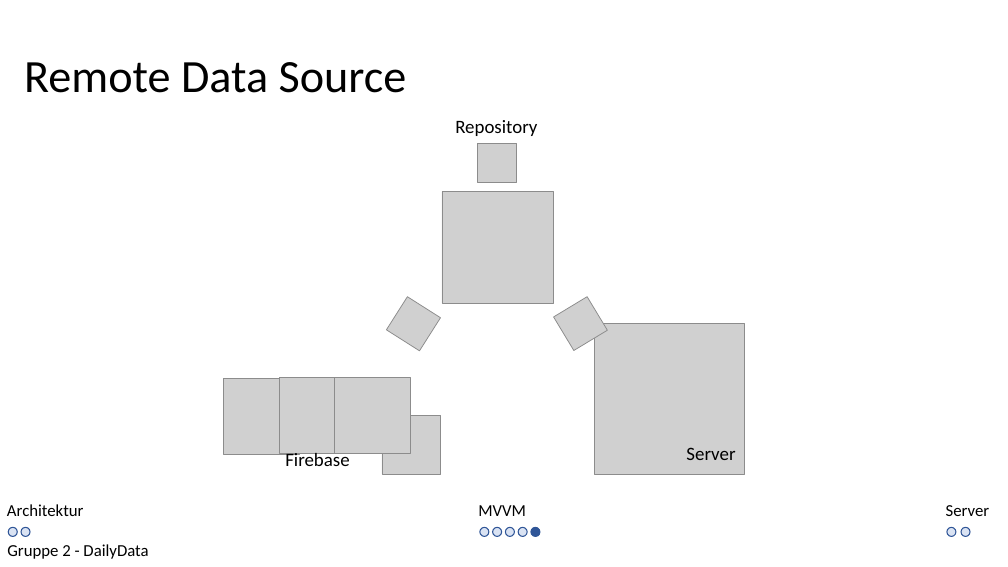
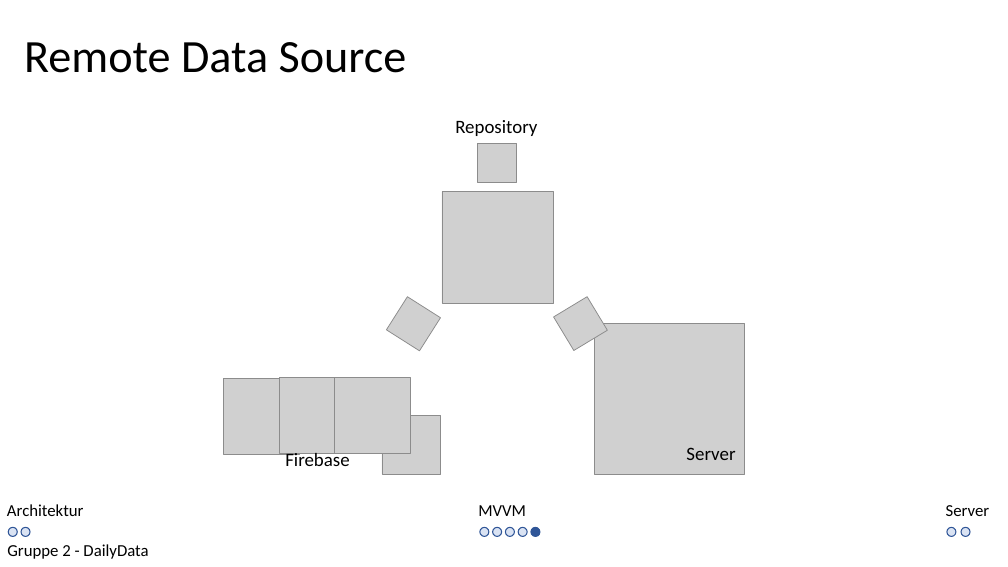
Before and after one commit to kittyahy/PSEAppGruppe2, a slide deck: slide 11 of Praesentationen/02-Entwurfsphase/Entwurf Präsentation.pptx (slide 10 before the commit). Drawn at 1008x567 pixels with LibreOffice and Linux fonts; fonts in the diff are those of the drawing; grey boxes stand for pictures. Boxes give left, top, right and bottom in pixels: in the first picture for what was removed or moved away, otherwise in the second. Text is boxed around its words. In the diff, an @@ line names an element or a change of style, - is before the commit and + after.

```diff
--- a/Praesentationen/02-Entwurfsphase/Entwurf Präsentation.pptx
+++ b/Praesentationen/02-Entwurfsphase/Entwurf Präsentation.pptx
@@ text "Remote Data Source": place and size @@
-text "Remote Data Source" at bbox=[24, 62, 407, 93]
+text "Remote Data Source" at bbox=[24, 42, 407, 73]
```
Also in this commit, not shown: 10 other slides changed, 1 slide added, 19 other files.
